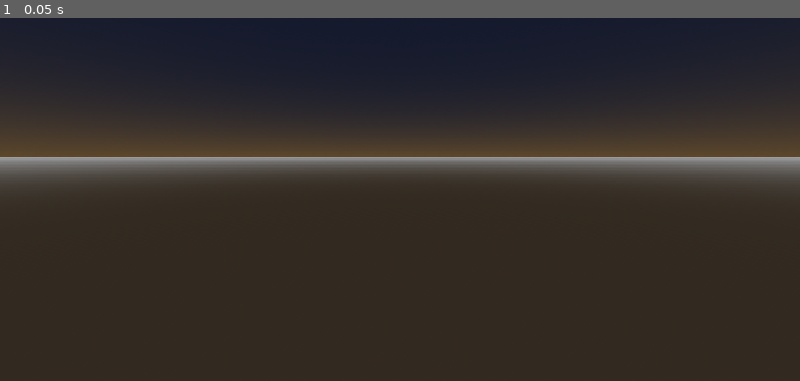
Above: before the commit, frame 1.
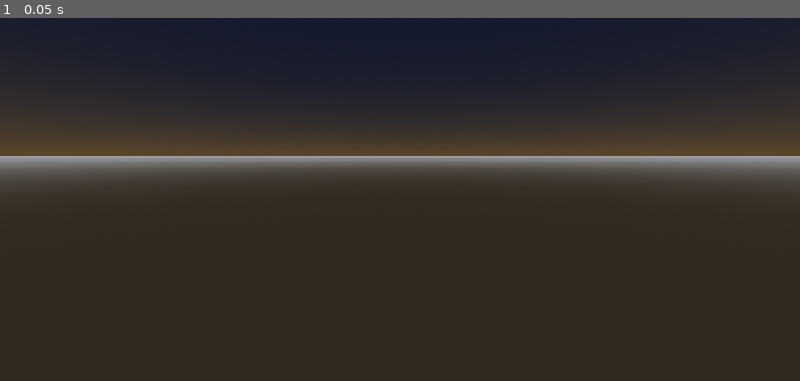
Above: after the commit, the same moment.

Repository: slewid/wc-nova
Game: Godot game, scene res://Scenes/World.tscn
The game is run twice, just before and just after one commit, with the same random seed, the same clock (stepped at 60 frames per second) and the same inputs.
Inputs:
- Up to frame 1 (0.05 s): no input

The runs differ from the first frame. In frame 1, 0.3% of the frame differs, in the area x 0-100%, y 38-39%.

Commit message:
added input map

Diff:
--- a/project.godot
+++ b/project.godot
@@ -17,8 +17,49 @@
 
 [display]
 
+window/size/viewport_width=1920
+window/size/viewport_height=1080
+window/size/borderless=true
 window/stretch/mode="canvas_items"
 window/stretch/aspect="expand"
+
+[input]
+
+back={
+"deadzone": 0.2,
+"events": [Object(InputEventKey,"resource_local_to_scene":false,"resource_name":"","device":-1,"window_id":0,"alt_pressed":false,"shift_pressed":false,"ctrl_pressed":false,"meta_pressed":false,"pressed":false,"keycode":0,"physical_keycode":83,"key_label":0,"unicode":115,"location":0,"echo":false,"script":null)
+]
+}
+forward={
+"deadzone": 0.2,
+"events": [Object(InputEventKey,"resource_local_to_scene":false,"resource_name":"","device":-1,"window_id":0,"alt_pressed":false,"shift_pressed":false,"ctrl_pressed":false,"meta_pressed":false,"pressed":false,"keycode":0,"physical_keycode":87,"key_label":0,"unicode":119,"location":0,"echo":false,"script":null)
+]
+}
+left={
+"deadzone": 0.2,
+"events": [Object(InputEventKey,"resource_local_to_scene":false,"resource_name":"","device":-1,"window_id":0,"alt_pressed":false,"shift_pressed":false,"ctrl_pressed":false,"meta_pressed":false,"pressed":false,"keycode":0,"physical_keycode":65,"key_label":0,"unicode":97,"location":0,"echo":false,"script":null)
+]
+}
+right={
+"deadzone": 0.2,
+"events": [Object(InputEventKey,"resource_local_to_scene":false,"resource_name":"","device":-1,"window_id":0,"alt_pressed":false,"shift_pressed":false,"ctrl_pressed":false,"meta_pressed":false,"pressed":false,"keycode":0,"physical_keycode":68,"key_label":0,"unicode":100,"location":0,"echo":false,"script":null)
+]
+}
+up={
+"deadzone": 0.2,
+"events": [Object(InputEventKey,"resource_local_to_scene":false,"resource_name":"","device":-1,"window_id":0,"alt_pressed":false,"shift_pressed":false,"ctrl_pressed":false,"meta_pressed":false,"pressed":false,"keycode":0,"physical_keycode":32,"key_label":0,"unicode":32,"location":0,"echo":false,"script":null)
+]
+}
+down={
+"deadzone": 0.2,
+"events": [Object(InputEventKey,"resource_local_to_scene":false,"resource_name":"","device":-1,"window_id":0,"alt_pressed":false,"shift_pressed":false,"ctrl_pressed":false,"meta_pressed":false,"pressed":false,"keycode":0,"physical_keycode":4194326,"key_label":0,"unicode":0,"location":0,"echo":false,"script":null)
+]
+}
+boost={
+"deadzone": 0.2,
+"events": [Object(InputEventKey,"resource_local_to_scene":false,"resource_name":"","device":-1,"window_id":0,"alt_pressed":false,"shift_pressed":false,"ctrl_pressed":false,"meta_pressed":false,"pressed":false,"keycode":0,"physical_keycode":4194325,"key_label":0,"unicode":0,"location":0,"echo":false,"script":null)
+]
+}
 
 [physics]
 
Not shown: 1 places in Scenes/test.tscn that only renumber resources
